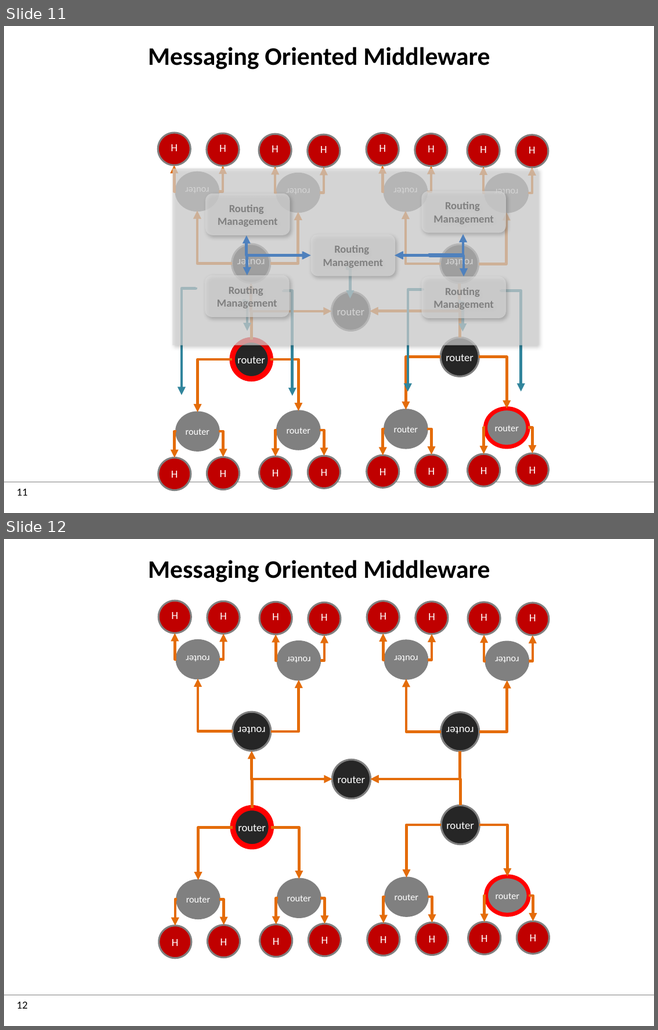
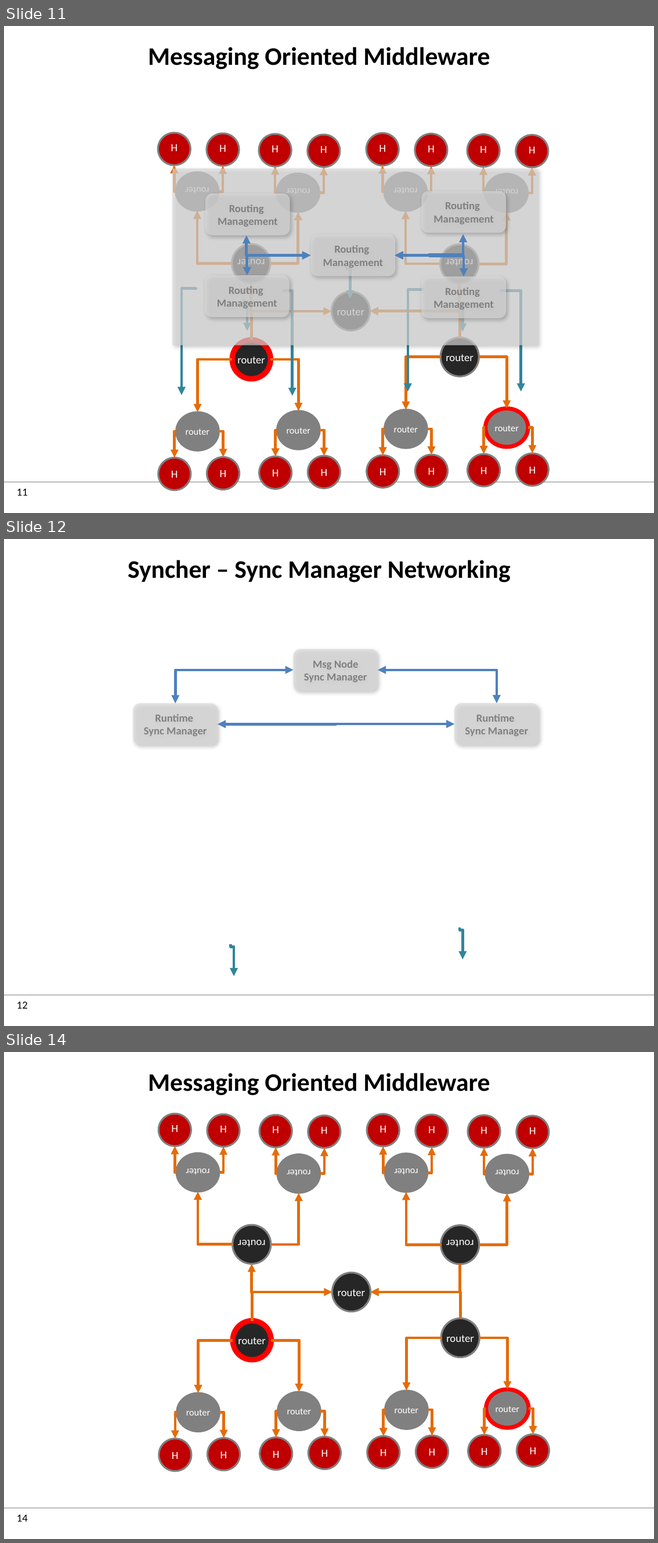
Before and after one commit to reTHINK-project/dev-service-framework, a slide deck: docs/manuals/images.pptx. Shown one above the other, each under a label of ours: slides 11 and 12 before the commit, slides 11, 12 and 14 after it; the slides between them are not shown. The pictures are 658x1030 and 658x1543 pixels, drawn with LibreOffice and Linux fonts; fonts in the diff are those of the drawing; background and template pictures are left out. Boxes give left, top, right and bottom in pixels: in the first picture for what was removed or moved away, otherwise in the second. Text is boxed around its words. In the diff, an @@ line names an element or a change of style, - is before the commit and + after.

Commit message:
p2p data sync more complete

```diff
--- a/docs/manuals/images.pptx
+++ b/docs/manuals/images.pptx
@@ slide 12 added at [4, 539, 654, 1026], background #FFFFFF; not listed: 2 template elements that a slide beside it also shows @@
@@ title added at [128, 560, 510, 583], 28 pt, text #000000, bold @@
+Syncher – Sync Manager Networking
@@ group added at [133, 649, 539, 745]: 3 rounded rectangles, 3 elbow double arrows @@
+Runtime
+Sync Manager
+Runtime
+Sync Manager
+Msg Node
+Sync Manager
@@ elbow arrow added from (459, 928) to (463, 959), #31859C 3 pt @@
@@ elbow arrow added from (231, 944) to (234, 976), #31859C 3 pt @@
@@ what was slide 12 is now slide 14 @@
@@ page number at [17, 1515, 28, 1522]: text changed @@
-12
+14
```
Also in this commit, not shown: 1 slide changed, 2 other slides added, 5 other files.
